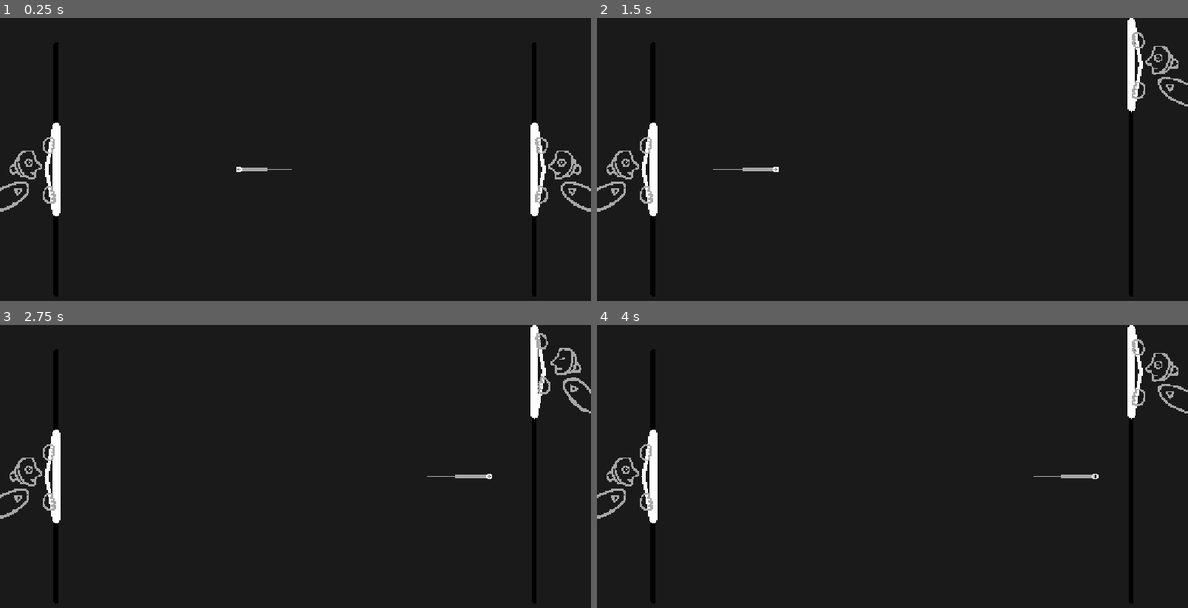
Above: before the commit, frames 1-4 (two rows, left to right).
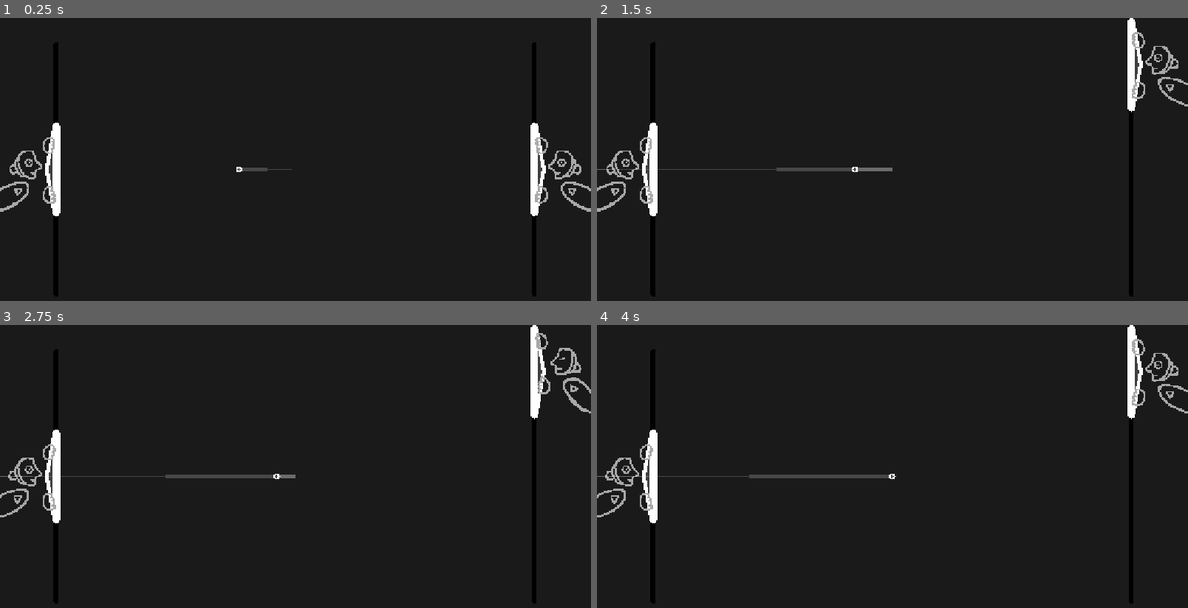
Above: after the commit, the same moments.

Repository: pixerhp/Pixers-Pong
Game: Godot game, scene res://scenes/topscenes/gameplay_topscene.tscn
The game is run twice, just before and just after one commit, with the same random seed, the same clock (stepped at 60 frames per second) and the same inputs.
Inputs (mouse positions are in pixels of both pictures, inside the frame that each line leads up to):
- Up to frame 1 (0.25 s): no input
- Up to frame 2 (1.5 s): move the mouse to (1022, 153) at 0.52 s; hold Up (plr2_up) 0.53-1.28 s; click (1022, 153) at 0.67 s; move the mouse to (774, 184) at 1.27 s
- Up to frame 3 (2.75 s): move the mouse to (354, 409) at 2.02 s; hold Up (plr2_up) from 2.03 s (still down)
- Up to frame 4 (4 s): move the mouse to (862, 537) at 2.77 s; click (862, 537) at 2.92 s; move the mouse to (1069, 523) at 3.52 s; release Up (plr2_up) at 3.53 s

The runs differ from the first frame. In frame 1, 0.2% of the frame differs, in the area x 7-93%, y 36-71%; in frame 2, 0.5%; in frame 3, 0.7%; in frame 4, 0.7%, in the area x 0-93%, y 3-69%.

Commit message:
Major/breakingly change node layout/names
Also, make the ball's trail transparent, and add a placeholder ShapeCast2D node.

Diff:
--- /dev/null
+++ b/scenes/paddle.tscn
@@ -0,0 +1,77 @@
+[gd_scene format=3 uid="uid://vis13u150xqs"]
+
+[ext_resource type="PackedScene" uid="uid://c782dk0hf6ul1" path="res://scenes/paddle_char.tscn" id="1_3xiby"]
+
+[sub_resource type="QuadMesh" id="QuadMesh_3xiby"]
+size = Vector2(5, 25)
+
+[sub_resource type="QuadMesh" id="QuadMesh_y7wee"]
+size = Vector2(10, 50)
+
+[sub_resource type="CapsuleMesh" id="CapsuleMesh_n6iga"]
+radius = 4.0
+height = 102.315
+
+[sub_resource type="CapsuleMesh" id="CapsuleMesh_llhxm"]
+radius = 8.0
+height = 200.0
+rings = 5
+
+[sub_resource type="CapsuleShape2D" id="CapsuleShape2D_llhxm"]
+radius = 8.0
+height = 200.0
+
+[node name="Paddle" type="Node2D" unique_id=340420252]
+metadata/velocity = 0.0
+
+[node name="MeshContainer" type="Node2D" parent="." unique_id=24952529]
+unique_name_in_owner = true
+metadata/knockback_oomf = 0.0
+metadata/knockback_time = 0
+
+[node name="BarsContainer" type="Node2D" parent="MeshContainer" unique_id=269865022]
+unique_name_in_owner = true
+
+[node name="InnerUpper" type="MeshInstance2D" parent="MeshContainer/BarsContainer" unique_id=610021394]
+self_modulate = Color(0.25, 0.25, 0.25, 1)
+position = Vector2(-10, -37)
+mesh = SubResource("QuadMesh_3xiby")
+
+[node name="InnerLower" type="MeshInstance2D" parent="MeshContainer/BarsContainer" unique_id=1339138705]
+self_modulate = Color(0.25, 0.25, 0.25, 1)
+position = Vector2(-10, 37)
+mesh = SubResource("QuadMesh_3xiby")
+
+[node name="InnerCenter" type="MeshInstance2D" parent="MeshContainer/BarsContainer" unique_id=342667255]
+self_modulate = Color(0.25, 0.25, 0.25, 1)
+position = Vector2(-12, 0)
+mesh = SubResource("QuadMesh_y7wee")
+
+[node name="BackUpper" type="MeshInstance2D" parent="MeshContainer/BarsContainer" unique_id=1896809190]
+position = Vector2(-12.07638, -46.473915)
+rotation = 0.17453295
+mesh = SubResource("CapsuleMesh_n6iga")
+
+[node name="BackLower" type="MeshInstance2D" parent="MeshContainer/BarsContainer" unique_id=1216480032]
+position = Vector2(-12.076, 46.474)
+rotation = -0.17453294
+mesh = SubResource("CapsuleMesh_n6iga")
+
+[node name="FrontBar" type="MeshInstance2D" parent="MeshContainer/BarsContainer" unique_id=1340913314]
+unique_name_in_owner = true
+mesh = SubResource("CapsuleMesh_llhxm")
+
+[node name="AnimChar" parent="MeshContainer" unique_id=1333835360 instance=ExtResource("1_3xiby")]
+unique_name_in_owner = true
+position = Vector2(-70, 0)
+animation = &"plr_idle"
+frame_progress = 0.30526453
+
+[node name="AreaCollider" type="Area2D" parent="." unique_id=905259053]
+unique_name_in_owner = true
+
+[node name="FrontCapsule" type="CollisionShape2D" parent="AreaCollider" unique_id=375941652]
+shape = SubResource("CapsuleShape2D_llhxm")
+
+[node name="CollisionPolygon2D" type="CollisionPolygon2D" parent="AreaCollider" unique_id=1465389828]
+polygon = PackedVector2Array(-24.33, 0, -7.745, -94.075, -7.745, 94.075)
--- a/scenes/topscenes/gameplay_topscene.tscn
+++ b/scenes/topscenes/gameplay_topscene.tscn
@@ -3,140 +3,36 @@
 [ext_resource type="Script" uid="uid://uo8drfr51v6o" path="res://scripts/gameplay_script.gd" id="1_n6iga"]
 [ext_resource type="Texture2D" uid="uid://bmx6cx37pior3" path="res://assets/art/play_area.png" id="2_pyq0w"]
 [ext_resource type="ArrayMesh" uid="uid://dhcyjins7o86k" path="res://assets/models/ball_torus.obj" id="2_rncwu"]
-[ext_resource type="PackedScene" uid="uid://c782dk0hf6ul1" path="res://scenes/topscenes/paddle_char.tscn" id="2_u55sw"]
-
-[sub_resource type="CapsuleMesh" id="CapsuleMesh_llhxm"]
-radius = 8.0
-height = 200.0
-
-[sub_resource type="CapsuleMesh" id="CapsuleMesh_n6iga"]
-radius = 4.0
-height = 120.0
-
-[sub_resource type="CapsuleShape2D" id="CapsuleShape2D_llhxm"]
-radius = 16.0
-height = 200.0
-
-[sub_resource type="RectangleShape2D" id="RectangleShape2D_n6iga"]
-size = Vector2(89.01814, 31.436556)
+[ext_resource type="PackedScene" uid="uid://vis13u150xqs" path="res://scenes/paddle.tscn" id="3_ks65t"]
 
 [sub_resource type="Curve" id="Curve_pyq0w"]
 _data = [Vector2(0, 0), 0.0, 1.4, 0, 0, Vector2(1, 1), 0.0, 0.0, 0, 0]
 point_count = 2
 
-[sub_resource type="CircleShape2D" id="CircleShape2D_llhxm"]
+[sub_resource type="CircleShape2D" id="CircleShape2D_hx5ms"]
 radius = 7.0
 
 [node name="GameplayTopscene" type="Node2D" unique_id=297910401]
 script = ExtResource("1_n6iga")
 
-[node name="BackgroundColor" type="Sprite2D" parent="." unique_id=479692831]
+[node name="Background" type="Sprite2D" parent="." unique_id=479692831]
 position = Vector2(630, 324)
 texture = ExtResource("2_pyq0w")
 
-[node name="LeftPaddle" type="Node2D" parent="." unique_id=1689491174]
+[node name="LeftPaddle" parent="." unique_id=340420252 instance=ExtResource("3_ks65t")]
 unique_name_in_owner = true
 position = Vector2(120, 324)
-metadata/velocity = 0.0
 
-[node name="LeftPadMeshContainer" type="Node2D" parent="LeftPaddle" unique_id=1814027095]
-unique_name_in_owner = true
-metadata/knockback_oomf = 0.0
-metadata/knockback_time = 0
-
-[node name="LeftPadBarMesh" type="MeshInstance2D" parent="LeftPaddle/LeftPadMeshContainer" unique_id=1258549724]
-unique_name_in_owner = true
-mesh = SubResource("CapsuleMesh_llhxm")
-
-[node name="BackUpperMesh" type="MeshInstance2D" parent="LeftPaddle/LeftPadMeshContainer/LeftPadBarMesh" unique_id=18410344]
-position = Vector2(-12.34436, -46.389557)
-rotation = 0.17453294
-scale = Vector2(0.9999999, 0.84109306)
-mesh = SubResource("CapsuleMesh_n6iga")
-
-[node name="BackLowerMesh" type="MeshInstance2D" parent="LeftPaddle/LeftPadMeshContainer/LeftPadBarMesh" unique_id=528758697]
-position = Vector2(-12.344002, 46.390015)
-rotation = -0.17453292
-scale = Vector2(0.9999999, 0.84109306)
-mesh = SubResource("CapsuleMesh_n6iga")
-
-[node name="LeftPaddleChar" parent="LeftPaddle/LeftPadMeshContainer" unique_id=1333835360 instance=ExtResource("2_u55sw")]
-unique_name_in_owner = true
-position = Vector2(-70, 0)
-
-[node name="LeftPaddleCollider" type="Area2D" parent="LeftPaddle" unique_id=1870354754]
-unique_name_in_owner = true
-
-[node name="CollCapsule" type="CollisionShape2D" parent="LeftPaddle/LeftPaddleCollider" unique_id=80613153]
-shape = SubResource("CapsuleShape2D_llhxm")
-
-[node name="CollRectUpper" type="CollisionShape2D" parent="LeftPaddle/LeftPaddleCollider" unique_id=1224020905]
-position = Vector2(-8, -40.000008)
-rotation = -1.3962634
-scale = Vector2(0.99999964, 0.99999964)
-shape = SubResource("RectangleShape2D_n6iga")
-
-[node name="CollRectLower" type="CollisionShape2D" parent="LeftPaddle/LeftPaddleCollider" unique_id=1235479968]
-position = Vector2(-7.770996, 40)
-rotation = 1.3962634
-scale = Vector2(0.9999996, 0.9999996)
-shape = SubResource("RectangleShape2D_n6iga")
-
-[node name="RightPaddle" type="Node2D" parent="." unique_id=1901165476]
+[node name="RightPaddle" parent="." unique_id=1876564758 instance=ExtResource("3_ks65t")]
 unique_name_in_owner = true
 position = Vector2(1140, 324)
-metadata/velocity = 0.0
+scale = Vector2(-1, 1)
 
-[node name="RightPadMeshContainer" type="Node2D" parent="RightPaddle" unique_id=937432599]
-unique_name_in_owner = true
-metadata/knockback_oomf = 0.0
-metadata/knockback_time = 0
-
-[node name="RightPadBarMesh" type="MeshInstance2D" parent="RightPaddle/RightPadMeshContainer" unique_id=610239775]
-unique_name_in_owner = true
-mesh = SubResource("CapsuleMesh_llhxm")
-
-[node name="BackUpperMesh" type="MeshInstance2D" parent="RightPaddle/RightPadMeshContainer/RightPadBarMesh" unique_id=1122277506]
-position = Vector2(12.343994, -46.390015)
-rotation = -0.17453294
-scale = Vector2(0.9999998, 0.84109306)
-mesh = SubResource("CapsuleMesh_n6iga")
-
-[node name="BackLowerMesh" type="MeshInstance2D" parent="RightPaddle/RightPadMeshContainer/RightPadBarMesh" unique_id=1119387743]
-position = Vector2(12.343994, 46.390015)
-rotation = 0.17453294
-scale = Vector2(0.9999998, 0.84109306)
-mesh = SubResource("CapsuleMesh_n6iga")
-
-[node name="RightPaddleChar" parent="RightPaddle/RightPadMeshContainer" unique_id=1607460780 instance=ExtResource("2_u55sw")]
-unique_name_in_owner = true
-position = Vector2(70, 0)
-rotation = -3.1415925
-scale = Vector2(1, -1)
-
-[node name="RightPaddleCollider" type="Area2D" parent="RightPaddle" unique_id=468999830]
-unique_name_in_owner = true
-
-[node name="CollCapsule" type="CollisionShape2D" parent="RightPaddle/RightPaddleCollider" unique_id=131927358]
-shape = SubResource("CapsuleShape2D_llhxm")
-
-[node name="CollRectUpper" type="CollisionShape2D" parent="RightPaddle/RightPaddleCollider" unique_id=886387887]
-position = Vector2(8, -40)
-rotation = -1.7453293
-scale = Vector2(0.9999996, 0.9999996)
-shape = SubResource("RectangleShape2D_n6iga")
-
-[node name="CollRectLower" type="CollisionShape2D" parent="RightPaddle/RightPaddleCollider" unique_id=1362012885]
-position = Vector2(8, 40)
-rotation = 1.7453293
-scale = Vector2(0.9999995, 0.9999995)
-shape = SubResource("RectangleShape2D_n6iga")
-
-[node name="BallTrailLine" type="Line2D" parent="." unique_id=1365490242]
+[node name="BallTrail" type="Line2D" parent="." unique_id=1365490242]
 unique_name_in_owner = true
 width = 8.0
 width_curve = SubResource("Curve_pyq0w")
-default_color = Color(0.65, 0.65, 0.65, 1)
+default_color = Color(1, 1, 1, 0.19607843)
 
 [node name="Ball" type="Node2D" parent="." unique_id=2146992066]
 unique_name_in_owner = true
@@ -148,11 +44,9 @@
 scale = Vector2(14, 14)
 mesh = ExtResource("2_rncwu")
 
-[node name="BallCollider" type="Area2D" parent="Ball" unique_id=1099658575]
-unique_name_in_owner = true
-
-[node name="CollisionShape2D" type="CollisionShape2D" parent="Ball/BallCollider" unique_id=2139779703]
-shape = SubResource("CircleShape2D_llhxm")
-
-[connection signal="area_entered" from="LeftPaddle/LeftPaddleCollider" to="." method="_on_left_paddle_collider_area_entered"]
-[connection signal="area_entered" from="RightPaddle/RightPaddleCollider" to="." method="_on_right_paddle_collider_area_entered"]
+[node name="BallShapeCast" type="ShapeCast2D" parent="." unique_id=515139131]
+visible = false
+shape = SubResource("CircleShape2D_hx5ms")
+target_position = Vector2(2000, 648)
+collide_with_areas = true
+collide_with_bodies = false
--- a/scripts/gameplay_script.gd
+++ b/scripts/gameplay_script.gd
@@ -5,8 +5,8 @@
 var PADDLE_MOVEACCEL: float = 14400.0
 var PADDLE_MAXSPEED: float = 1250.0
 var PADDLE_SLOWFACTOR: float = 0.05 # (lower numbers = higher friction)
-@onready var PADDLE_UP_LIMIT: float = %LeftPadBarMesh.mesh.height / 2.0
-@onready var PADDLE_DOWN_LIMIT: float = Globals.PLAY_AREA_DIMENSIONS.y - (%LeftPadBarMesh.mesh.height / 2.0)
+@onready var PADDLE_UP_LIMIT: float = %LeftPaddle/%FrontBar.mesh.height / 2.0
+@onready var PADDLE_DOWN_LIMIT: float = Globals.PLAY_AREA_DIMENSIONS.y - (%LeftPaddle/%FrontBar.mesh.height / 2.0)
 @onready var BALL_UP_LIMIT: float = BALLMESH_DIAMETER / 2.0
 @onready var BALL_DOWN_LIMIT: float = Globals.PLAY_AREA_DIMENSIONS.y - (BALLMESH_DIAMETER / 2.0)
 
@@ -45,9 +45,9 @@
 func handle_paddle_movement(is_plr1: bool, delta: float):
 	# Player-specific setup:
 	var paddle_noderef: Node2D = (%LeftPaddle if is_plr1 else %RightPaddle)
-	#var paddlemesh_noderef: Node2D = (%LeftPadMeshContainer if is_plr1 else %RightPadMeshContainer)
-	var paddlemesh_bars_noderef: MeshInstance2D = (%LeftPadBarMesh if is_plr1 else %RightPadBarMesh)
-	var padchar_noderef: AnimatedSprite2D = (%LeftPaddleChar if is_plr1 else %RightPaddleChar)
+	#var paddlemesh_noderef: Node2D = (%LeftPaddle/%MeshContainer if is_plr1 else %RightPaddle/%MeshContainer)
+	var paddlemesh_bars_noderef: MeshInstance2D = (%LeftPaddle/%FrontBar if is_plr1 else %RightPaddle/%FrontBar)
+	var padchar_noderef: AnimatedSprite2D = (%LeftPaddle/%AnimChar if is_plr1 else %RightPaddle/%AnimChar)
 	var plr_prefix: String = ("plr1_" if is_plr1 else "plr2_")
 	# General setup:
 	var pad_vel: float = paddle_noderef.get_meta("velocity")
@@ -118,7 +118,7 @@
 	ball_trail_times.append(Time.get_ticks_msec())
 
 	# Update trail Line2D node's internal array.
-	%BallTrailLine.points = ball_trail_positions
+	%BallTrail.points = ball_trail_positions
 
 func handle_paddle_knockback_animation(is_plr1: bool):
 	# < 450 is no time, 2000+ is max at ~400ms?
@@ -128,7 +128,7 @@
 	#const MAX_ANIM_LENGTH: int = 200 #100
 	const OOMF_LURCH_RATIO: float = 0.0025 #0.005
 
-	var mesh_noderef: Node2D = (%LeftPadMeshContainer if is_plr1 else %RightPadMeshContainer)
+	var mesh_noderef: Node2D = (%LeftPaddle/%MeshContainer if is_plr1 else %RightPaddle/%MeshContainer)
 
 	var oomf: float = min(mesh_noderef.get_meta("knockback_oomf"), MAX_OOMF)
 	var start_time: int = mesh_noderef.get_meta("knockback_time")
@@ -155,9 +155,9 @@
 
 func _on_left_paddle_collider_area_entered(_area):
 	if ball_velocity.x < 0.0:
-		%LeftPadMeshContainer.set_meta("knockback_oomf", abs(ball_velocity.x))
-		%LeftPadMeshContainer.set_meta("knockback_time", Time.get_ticks_msec())
-		var pad_hit_offset: float = pow((%Ball.position.y - %LeftPaddle.position.y) / (((%LeftPadBarMesh.mesh.height + 5) / 2.0)), 5)
+		%LeftPaddle/%MeshContainer.set_meta("knockback_oomf", abs(ball_velocity.x))
+		%LeftPaddle/%MeshContainer.set_meta("knockback_time", Time.get_ticks_msec())
+		var pad_hit_offset: float = pow((%Ball.position.y - %LeftPaddle.position.y) / (((%LeftPaddle/%FrontBar.mesh.height + 5) / 2.0)), 5)
 		var angle: Vector2 = Vector2.RIGHT.rotated(PI * pad_hit_offset * 0.25)
 		ball_velocity = ball_velocity.bounce(angle)
 		ball_velocity *= ((ball_velocity.length() + ball_speedup_amount) / ball_velocity.length())
@@ -166,9 +166,9 @@
 
 func _on_right_paddle_collider_area_entered(_area):
 	if ball_velocity.x > 0.0:
-		%RightPadMeshContainer.set_meta("knockback_oomf", abs(ball_velocity.x))
-		%RightPadMeshContainer.set_meta("knockback_time", Time.get_ticks_msec())
-		var pad_hit_offset: float = pow((%RightPaddle.position.y - %Ball.position.y) / (((%RightPadBarMesh.mesh.height + 5) / 2.0)), 5)
+		%RightPaddle/%MeshContainer.set_meta("knockback_oomf", abs(ball_velocity.x))
+		%RightPaddle/%MeshContainer.set_meta("knockback_time", Time.get_ticks_msec())
+		var pad_hit_offset: float = pow((%RightPaddle.position.y - %Ball.position.y) / (((%RightPaddle/%FrontBar.mesh.height + 5) / 2.0)), 5)
 		var angle: Vector2 = Vector2.LEFT.rotated(PI * pad_hit_offset * 0.25)
 		ball_velocity = ball_velocity.bounce(angle)
 		ball_velocity *= ((ball_velocity.length() + ball_speedup_amount) / ball_velocity.length())
Renamed: scenes/topscenes/paddle_char.tscn -> scenes/paddle_char.tscn
